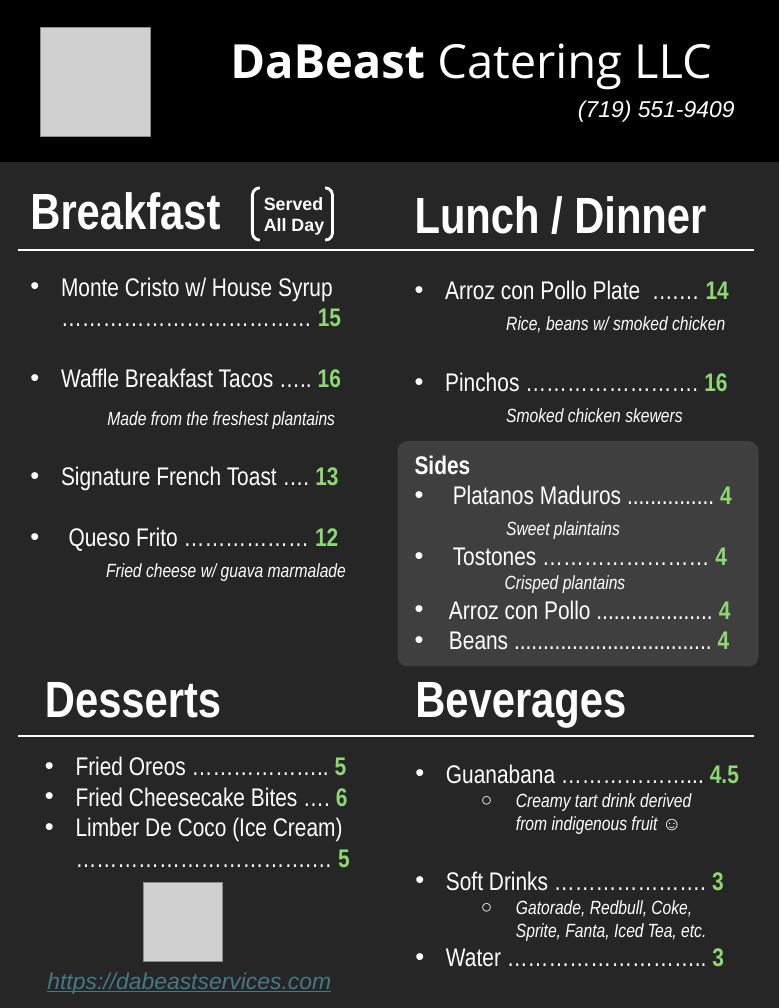
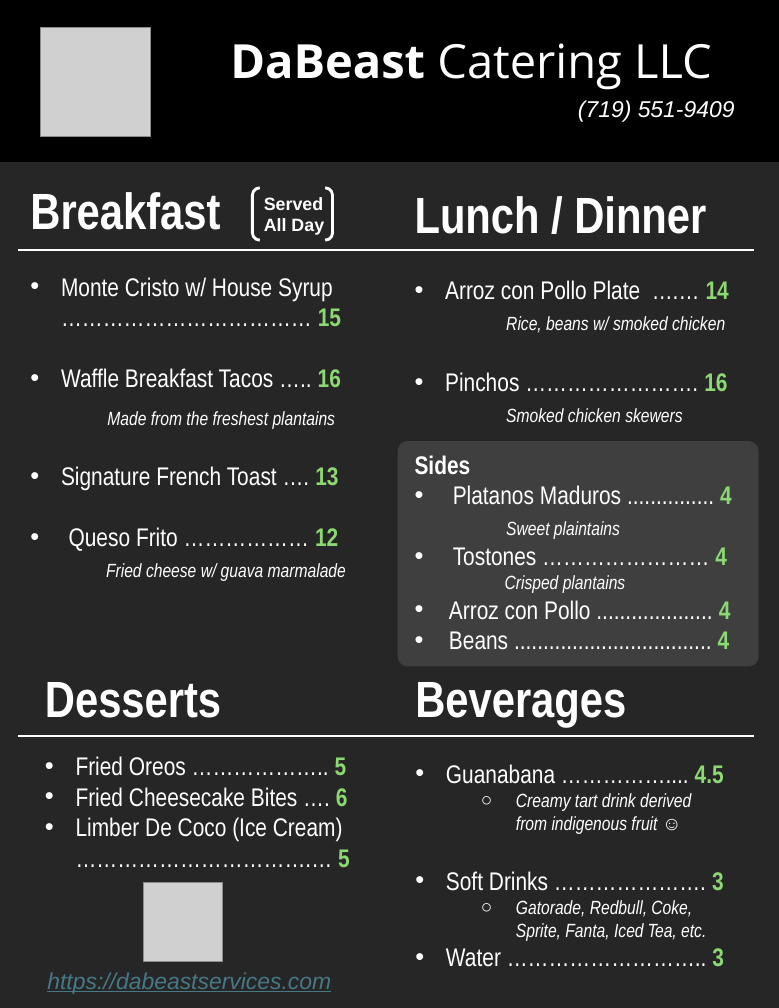
Before and after one commit to dabeastservices/dabeastservices.github.io, a slide deck: slide 1 of misc/Menu Letter 8.5 by 11 on 12-12-24/1_Letter_DaBeast Services Menu.pptx. Drawn at 779x1008 pixels with LibreOffice and Linux fonts; fonts in the diff are those of the drawing; grey boxes stand for pictures. Boxes give left, top, right and bottom in pixels: in the first picture for what was removed or moved away, otherwise in the second. Text is boxed around its words. In the diff, an @@ line names an element or a change of style, - is before the commit and + after.

```diff
--- a/misc/Menu Letter 8.5 by 11 on 12-12-24/1_Letter_DaBeast Services Menu.pptx
+++ b/misc/Menu Letter 8.5 by 11 on 12-12-24/1_Letter_DaBeast Services Menu.pptx
@@ text at [446,764,724,784]: text changed @@
-• Guanabana ………………... 4.5
+• Guanabana …………….... 4.5
```
Also in this commit, not shown: 4 other files.
